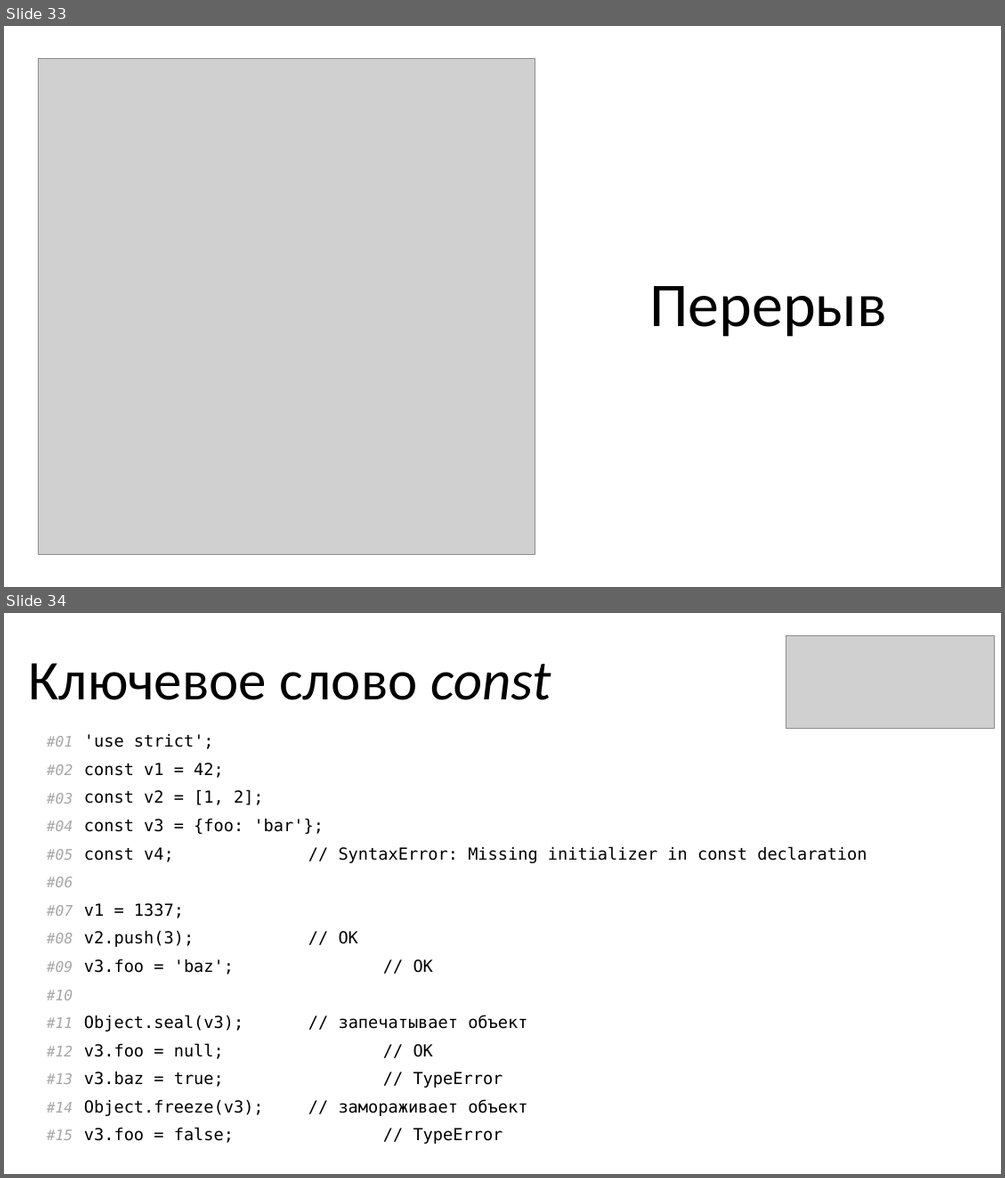
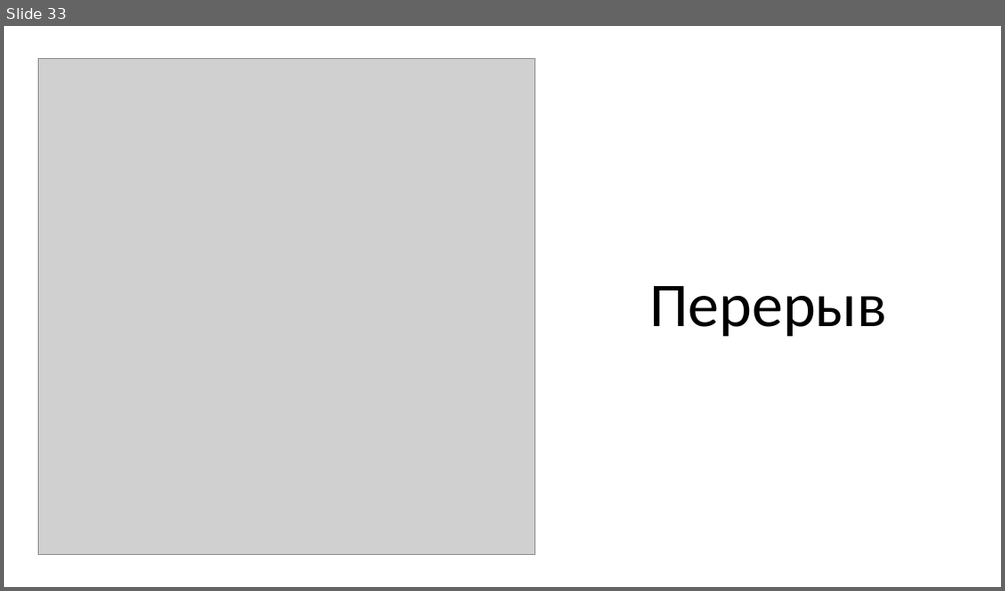
Before and after one commit to KOPTE3/modern-es, a slide deck: Modern ES.pptx. Shown one above the other, each under a label of ours: slides 33 and 34 before the commit, slide 33 after it. The pictures are 1005x1178 and 1005x591 pixels, drawn with LibreOffice and Linux fonts; fonts in the diff are those of the drawing; grey boxes stand for pictures. Boxes give left, top, right and bottom in pixels: in the first picture for what was removed or moved away, otherwise in the second. Text is boxed around its words. In the diff, an @@ line names an element or a change of style, - is before the commit and + after.

```diff
--- a/Modern ES.pptx
+++ b/Modern ES.pptx
@@ slide 34 removed at [4,613,1001,1174], background #FFFFFF @@
@@ picture removed at [786,636,994,728] @@
@@ title removed at [29,663,550,700] @@
-Ключевое слово const
@@ table removed at [21,728,880,1150], 15 rows, 2 columns @@
-#01 | 'use strict';
-#02 | const v1 = 42;
-#03 | const v2 = [1, 2];
-#04 | const v3 = {foo: 'bar'};
-#05 | const v4; // SyntaxError: Missing initializer in const declaration
-#06 | 
-#07 | v1 = 1337;
-#08 | v2.push(3); // OK
-#09 | v3.foo = 'baz'; // OK
-#10 | 
-#11 | Object.seal(v3); // запечатывает объект
-#12 | v3.foo = null; // OK
-#13 | v3.baz = true; // TypeError
-#14 | Object.freeze(v3); // замораживает объект
-#15 | v3.foo = false; // TypeError
```
Also in this commit, not shown: 1 slide changed, 11 slides added, 1 other slide removed.
